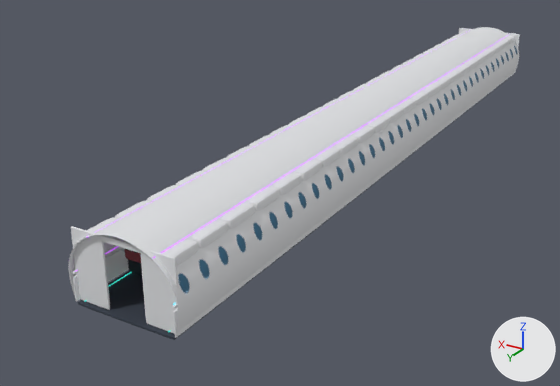
Before and after pictures for a commit that changed the glTF model assets/aircraft-data/airline-meshes/qantaslink-a220-300-137.glb.
The view is the same before and after, from a 50 mm lens placed at (-11.1, 25.1, 9.8), pointed at (2.2, 3.1, -1.2). Every picture has the same lights, and +X, +Y and +Z are marked at lower right. The older version comes first.

In view in the first picture: 'Bulkhead left', 'Bulkhead right', 'Cabin wall bay -1 0', 'Cabin wall bay -1 1', 'Cabin wall bay -1 2', 'Cabin wall bay -1 3', 'Cabin wall bay -1 4', 'Cabin wall bay -1 5', 'Cabin wall bay -1 6', 'Cabin wall bay -1 7', 'Carpet floor', 'Lower sidewall -1' and 123 more.
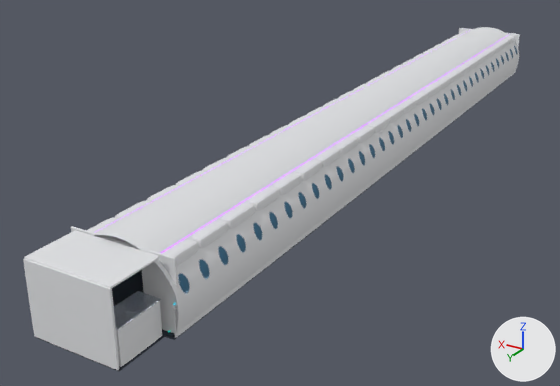
Boxes [x1, y1, x2, y2] around the edits, measured in the pictures (560 x 386 px):
'Forward galley end panel', added: after [23, 258, 119, 370]
'Forward galley headliner', added: after [24, 230, 160, 288]
'Forward galley cabinet', added: after [116, 301, 162, 367]
'Forward galley worktop', added: after [114, 291, 161, 330]
'Forward galley flooring', added: after [36, 334, 166, 371]
'Bulkhead right', unchanged, covered by the edit: before [71, 226, 110, 309]; after [71, 226, 102, 238]
'Carpet floor', unchanged, covered by the edit: before [78, 76, 511, 340]; after [112, 76, 511, 340]

The edits, one by one:
Mesh me_forward_galley_worktop is new.
It has 152 vertices, 300 faces and spans x -0.33..0.33, y -0.7..0.7, z -0.02..0.02.
It uses material mat_brushed_aluminum (light grey #bcc4cd).
Mesh me_forward_galley_cabinet is new.
It has 152 vertices, 300 faces and spans x -0.32..0.32, y -0.69..0.69, z -0.47..0.47.
It uses material mat_ivory_molded_cabin_lining (white #e3e5e7).
Mesh me_forward_galley_end_panel is new.
It has 152 vertices, 300 faces and spans x -1.24..1.24, y -0.04..0.04, z -0.99..0.99.
It uses material mat_ivory_molded_cabin_lining (white #e3e5e7).
Mesh me_forward_galley_flooring is new.
It has 152 vertices, 300 faces and spans x -1.24..1.24, y -0.78..0.78, z -0.02..0.02.
It uses material mat_charcoal_aisle_carpet (dark blue #353c48).
Mesh me_forward_galley_headliner is new.
It has 152 vertices, 300 faces and spans x -1.24..1.24, y -0.78..0.78, z -0.03..0.03.
It uses material mat_ivory_molded_cabin_lining (white #e3e5e7).
Object 'Forward galley worktop' (ob_forward_galley_worktop) is new; it shows me_forward_galley_worktop.
Its location is (-0.91, 14.53, 0.96).
Object 'Forward galley cabinet' (ob_forward_galley_cabinet) is new; it shows me_forward_galley_cabinet.
Its location is (-0.91, 14.53, 0.47).
Object 'Forward galley end panel' (ob_forward_galley_end_panel) is new; it shows me_forward_galley_end_panel.
Its location is (0.0, 15.3, 0.99).
Object 'Forward galley flooring' (ob_forward_galley_flooring) is new; it shows me_forward_galley_flooring.
Its location is (0.0, 14.53, -0.03).
Object 'Forward galley headliner' (ob_forward_galley_headliner) is new; it shows me_forward_galley_headliner.
Its location is (0.0, 14.53, 1.97).
